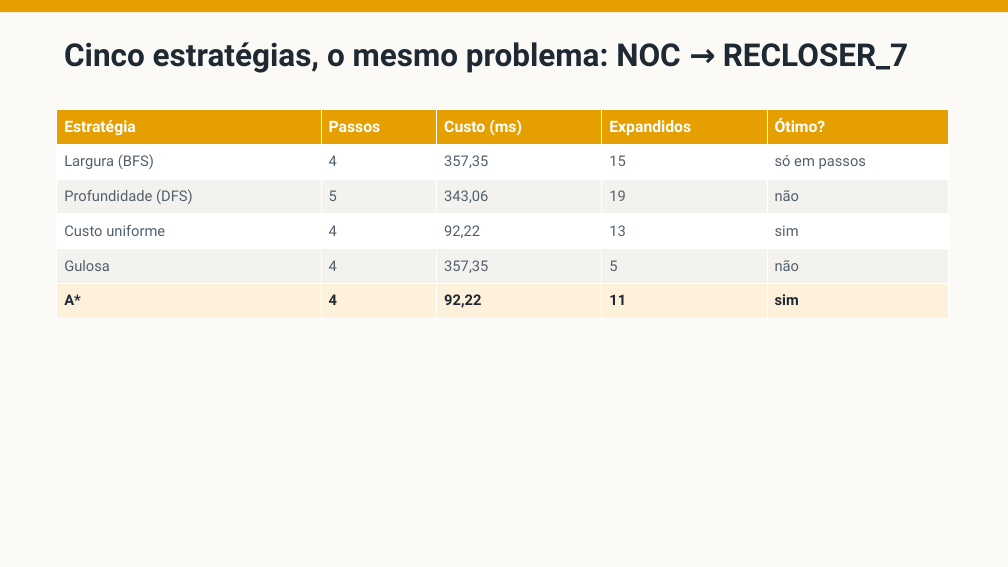
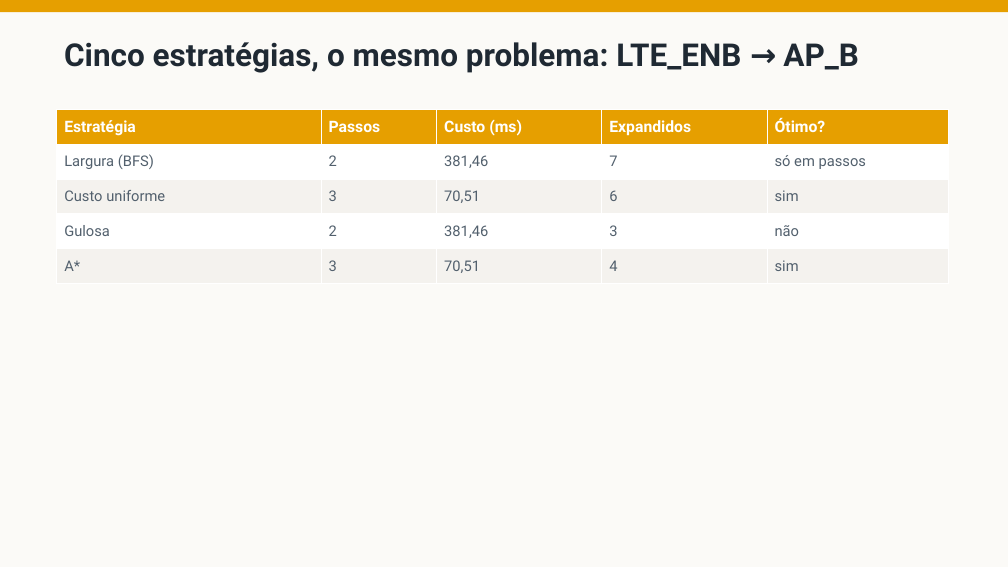
Before and after one commit to fsd-dantas/ai4systems, a slide deck: slide 45 of docs/presentation/ai-for-smartgrids-apresentacao.pptx (slide 44 before the commit). Drawn at 1008x567 pixels with LibreOffice and Linux fonts; fonts in the diff are those of the drawing. Boxes give left, top, right and bottom in pixels: in the first picture for what was removed or moved away, otherwise in the second. Text is boxed around its words. In the diff, an @@ line names an element or a change of style, - is before the commit and + after.

```diff
--- a/docs/presentation/ai-for-smartgrids-apresentacao.pptx
+++ b/docs/presentation/ai-for-smartgrids-apresentacao.pptx
@@ text at [64, 42, 859, 73]: text changed @@
-Cinco estratégias, o mesmo problema: NOC → RECLOSER_7
+Cinco estratégias, o mesmo problema: LTE_ENB → AP_B
@@ table at [57, 110, 950, 284] @@
-row 2: Largura (BFS) | 4 | 357,35 | 15 | só em passos
-row 3: Profundidade (DFS) | 5 | 343,06 | 19 | não
-row 4: Custo uniforme | 4 | 92,22 | 13 | sim
-row 5: Gulosa | 4 | 357,35 | 5 | não
-row 6: A* | 4 | 92,22 | 11 | sim
+row 2: Largura (BFS) | 2 | 381,46 | 7 | só em passos
+row 3: Custo uniforme | 3 | 70,51 | 6 | sim
+row 4: Gulosa | 2 | 381,46 | 3 | não
+row 5: A* | 3 | 70,51 | 4 | sim
```
Also in this commit, not shown: 19 other slides changed, 1 slide added, 2 other files.
